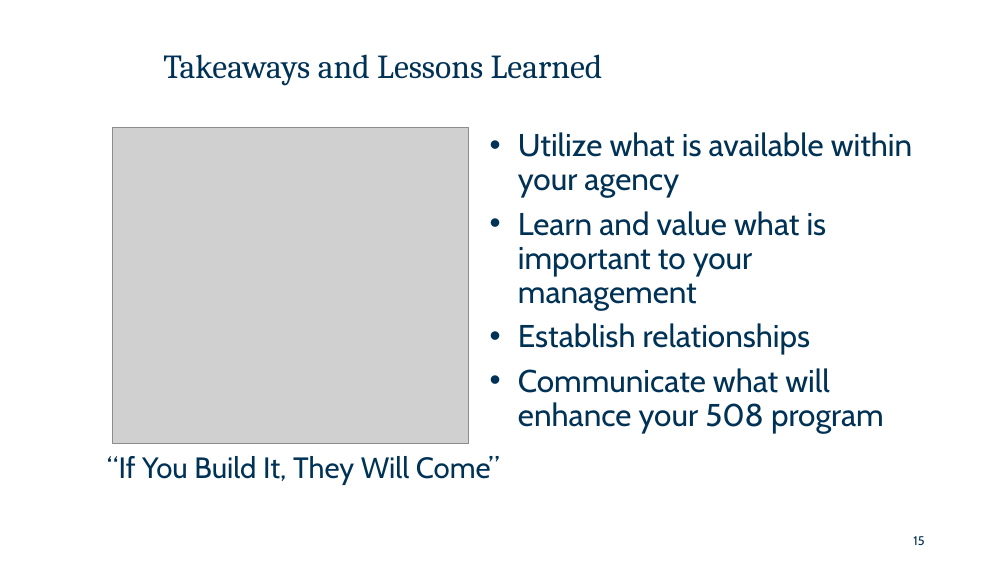
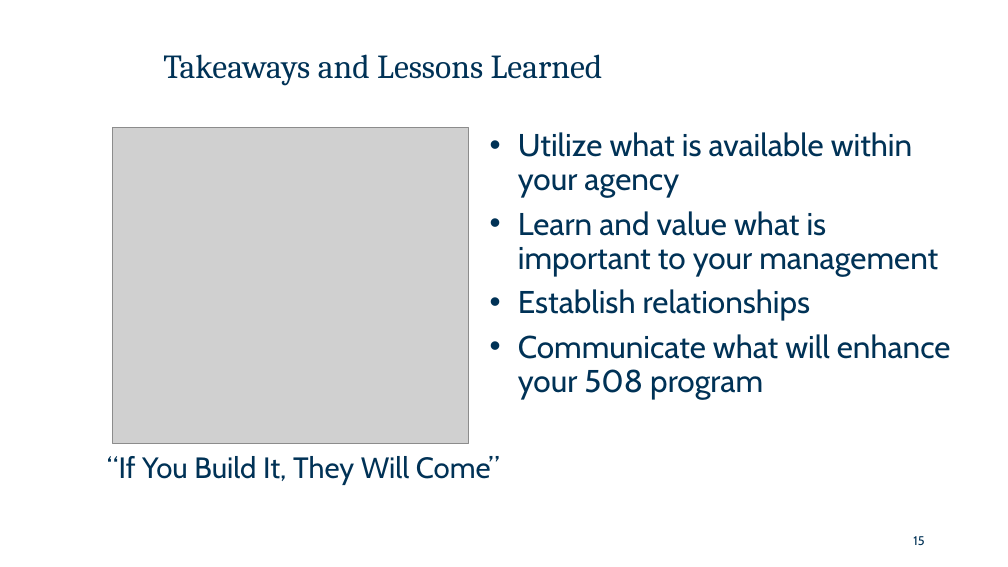
Before and after one commit to GSA/Assets.Section508.gov, a slide deck: slide 15 of assets/files/FDIC-Automated-Business-Workflow_ITACM-DEC-2025.pptx. Drawn at 1008x567 pixels with LibreOffice and Linux fonts; fonts in the diff are those of the drawing; grey boxes stand for pictures; background and template pictures are left out. Boxes give left, top, right and bottom in pixels: in the first picture for what was removed or moved away, otherwise in the second. Text is boxed around its words. In the diff, an @@ line names an element or a change of style, - is before the commit and + after.

```diff
--- a/assets/files/FDIC-Automated-Business-Workflow_ITACM-DEC-2025.pptx
+++ b/assets/files/FDIC-Automated-Business-Workflow_ITACM-DEC-2025.pptx
@@ text "Utilize what is available within ..." rewrapped from box(518, 132, 912, 433) to box(518, 132, 951, 399) @@
```
Also in this commit, not shown: 9 other slides changed.
